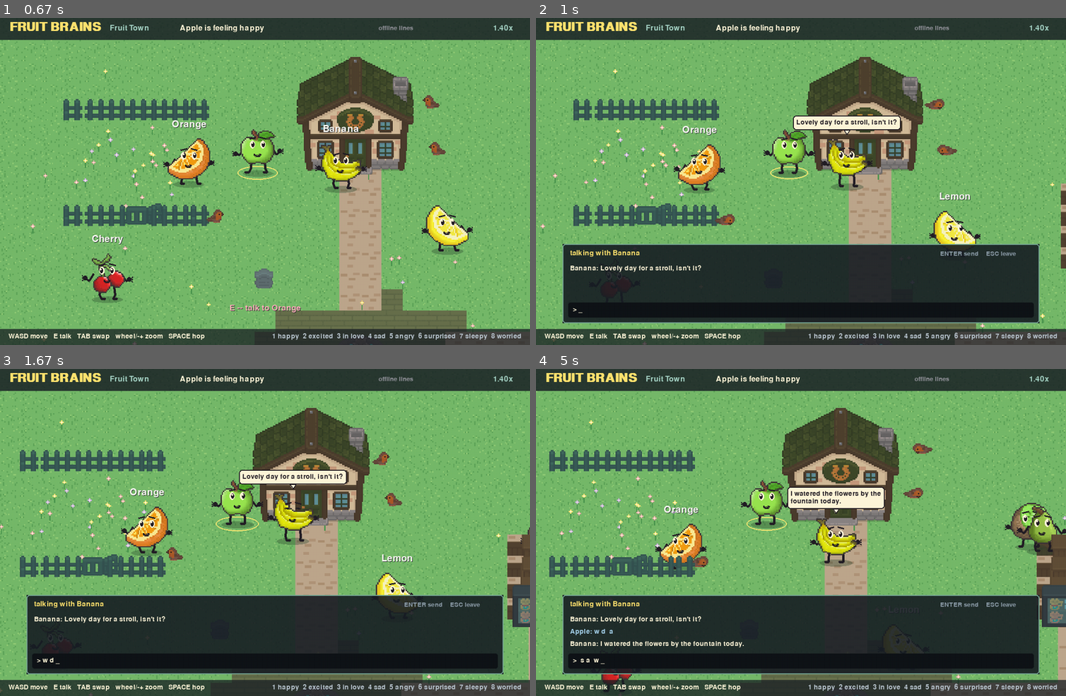
Above: before the commit, frames 1-4 (two rows, left to right).
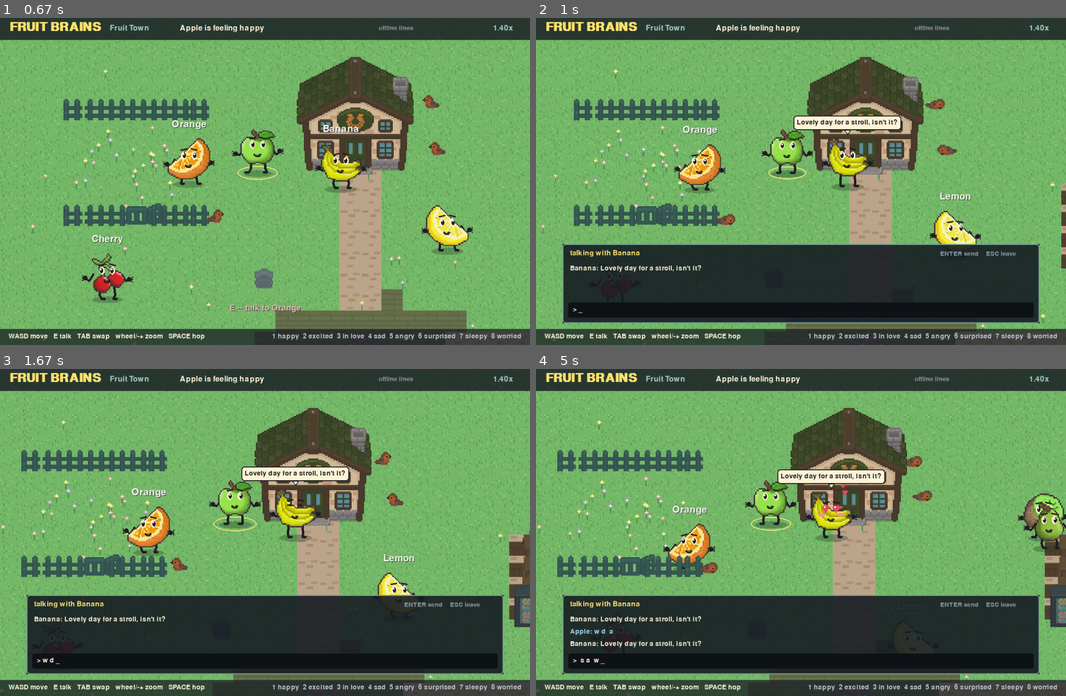
Above: after the commit, the same moments.

Repository: synaption/Tales_of_Derision
Game: pygame game, started from experimental/fruitbrains/fruitbrains.py
Two runs of this game, one before a commit and one after it. Both use one fixed random seed, a clock stepped at 60 frames per second and the inputs below.
Inputs (mouse positions are in pixels of both pictures, inside the frame that each line leads up to):
- Up to frame 1 (0.67 s): hold Right from 0.33 s (still down)
- Up to frame 2 (1 s): release Right at 0.8 s; tap Enter at 0.88 s
- Up to frame 3 (1.67 s): hold W 1.22-1.52 s; tap Space at 1.28, 1.62 s; hold D from 1.55 s (still down)
- Up to frame 4 (5 s): tap Space at 1.92, 2.12, 2.42, 3.02, 4.02, 4.32, 4.78 s; release D at 2.02 s; hold A 2.05-2.58 s; tap Keypad Enter at 2.2 s; move the mouse to (663, 408) at 2.62 s; click (663, 408) at 2.67 s; hold S 2.95-3.25 s; move the mouse to (785, 473) at 3.28 s; click (785, 473) at 3.33 s; move the mouse to (938, 581) at 3.62 s; click (938, 581) at 3.67 s; hold A 3.95-4.35 s; click (599, 457) at 4.43 s; hold W from 4.72 s (still down)

Frame 1 is identical in both runs. In frame 2, 2.5% of the frame differs, in the area x 0-100%, y 7-100%; in frame 3, 8.1%; in frame 4, 14%, in the area x 0-100%, y 6-100%.

Commit message:
fruits don't walk away

Diff:
--- a/experimental/fruitbrains/fruit.py
+++ b/experimental/fruitbrains/fruit.py
@@ -101,6 +101,7 @@
         self.repath = 0.0
         self.line = ""
         self.line_left = 0.0
+        self.chatting = False     # planted: mid-conversation, nobody wanders off
         self.thinking = False     # set while a local model is writing their reply
         self._overlay = None      # screen-space handoff from draw() to draw_overlay()
 
@@ -158,7 +159,14 @@
             self.mood_at = now + random.uniform(6.0, 14.0)
 
         pace = self.mood.pace
-        if control is not None:
+        if self.chatting:
+            # Mid-conversation: plant your feet and hear the other one out.
+            # (Skipping the repath matters -- a wander target that's already
+            # reached is exactly what makes them stroll off mid-sentence.)
+            self.velocity *= 0.55 ** (dt * 60)
+            self.walk_target.update(self.pos)
+            self.repath = random.uniform(0.4, 1.6)
+        elif control is not None:
             if control.length_squared():
                 self.velocity += control.normalize() * 1500 * dt
         else:
--- a/experimental/fruitbrains/fruitbrains.py
+++ b/experimental/fruitbrains/fruitbrains.py
@@ -184,6 +184,9 @@
 
     def end_chat(self) -> None:
         pygame.key.stop_text_input()
+        if self.talking is not None:
+            self.talking.chatting = False
+        self.player.chatting = False
         self.talking = None
         self.typed = ""
 
@@ -233,13 +236,13 @@
             int(keys[pygame.K_DOWN] or keys[pygame.K_s]) - int(keys[pygame.K_UP] or keys[pygame.K_w]))
 
         if self.talking is not None:
-            gone = (self.talking.scene != self.scene.name
-                    or self.talking.pos.distance_to(self.player.pos) > TALK_RANGE * 1.8)
-            if gone:
+            if self.talking.scene != self.scene.name:
                 self.end_chat()
             else:
-                self.talking.walk_target.update(self.talking.pos)   # stay and chat
+                # Both of you hold position and face each other until ESC.
+                self.talking.chatting = self.player.chatting = True
                 self.talking.facing = 1 if self.player.pos.x > self.talking.pos.x else -1
+                self.player.facing = -self.talking.facing
 
         for fruit in self.fruits:
             scene = self.scenes[fruit.scene]
--- a/experimental/fruitbrains/headlesstest.py
+++ b/experimental/fruitbrains/headlesstest.py
@@ -203,6 +203,29 @@
     game.end_chat()
 
 
+def test_nobody_wanders_off_mid_chat(game: fruitbrains.Game) -> None:
+    game.chat = ChatService(ScriptedBackend(text="Stay a while!"))
+    other = min((f for f in game.here() if f is not game.player),
+                key=lambda f: f.pos.distance_to(game.player.pos))
+    other.pos.update(game.player.pos + pygame.Vector2(60, 0))
+    other.velocity.update(90, 40)                  # already strolling when you say hi
+    game.talk()
+    start_other = pygame.Vector2(other.pos)
+    start_player = pygame.Vector2(game.player.pos)
+
+    step(game, 600, 60)                            # ten seconds of conversation
+    assert game.talking is other, "conversation dropped itself"
+    assert other.pos.distance_to(start_other) < 24, (
+        f"villager wandered {other.pos.distance_to(start_other):.0f} units away")
+    assert game.player.pos.distance_to(start_player) < 24, "player drifted mid-chat"
+    assert other.velocity.length() < 4, "villager never came to a stop"
+
+    game.end_chat()
+    assert not other.chatting and not game.player.chatting
+    step(game, 240, 70)
+    assert other.pos.distance_to(start_other) > 24, "villager never resumed wandering"
+
+
 def test_dead_server_falls_back(game: fruitbrains.Game) -> None:
     service = ChatService(BrokenBackend())
     service.ask("Pear", "happy", "Apple", "hello?")
@@ -259,7 +282,8 @@
     checks = (test_moods_decay_to_happy, test_every_mood_draws, test_solids_block,
               test_door_round_trip, test_zoom_is_bounded, test_mixed_pixel_scales, test_talking,
               test_prompt_is_in_character, test_dialogue_round_trip,
-              test_walking_is_not_blocked_by_the_model, test_dead_server_falls_back,
+              test_walking_is_not_blocked_by_the_model, test_nobody_wanders_off_mid_chat,
+              test_dead_server_falls_back,
               test_reply_tidying)
     for check in checks:
         check(game)
